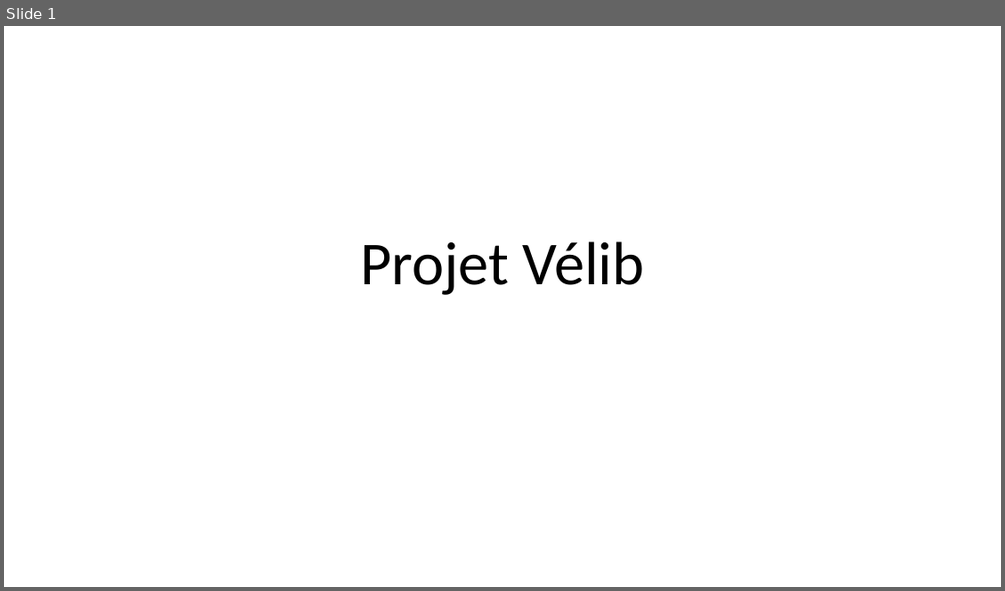
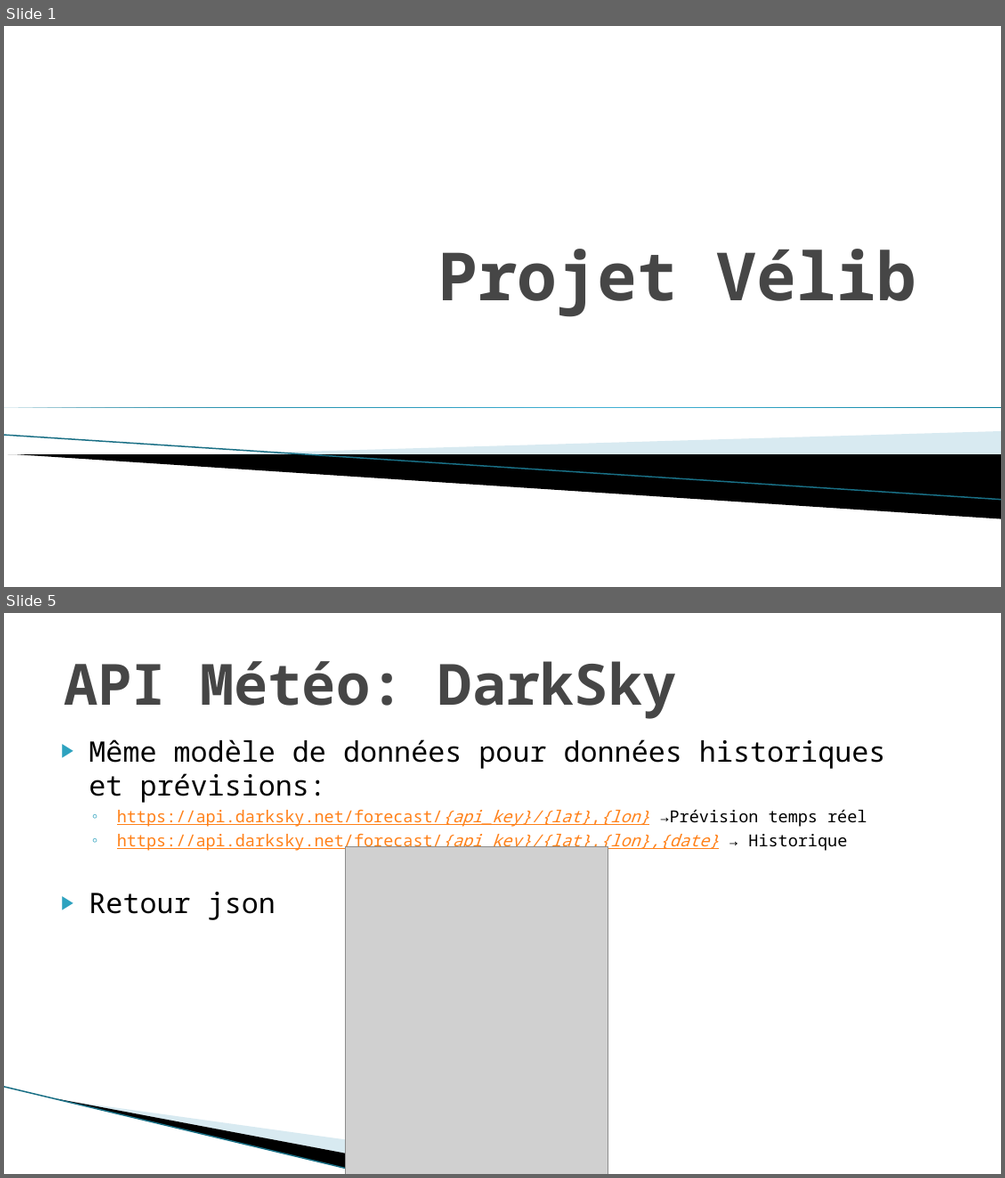
Before and after one commit to DianeBeldame/AppVelib, a slide deck: Presentation v0.1.pptx. Shown one above the other, each under a label of ours: slide 1 before the commit, slides 1 and 5 after it; the slides between them are not shown. The pictures are 1005x591 and 1005x1178 pixels, drawn with LibreOffice and Linux fonts; fonts in the diff are those of the drawing; grey boxes stand for pictures; background and template pictures are left out. Boxes give left, top, right and bottom in pixels: in the first picture for what was removed or moved away, otherwise in the second. Text is boxed around its words. In the diff, an @@ line names an element or a change of style, - is before the commit and + after.

Commit message:
Mise a jour du ppt avec des slides archi, outil, météo

```diff
--- a/Presentation v0.1.pptx
+++ b/Presentation v0.1.pptx
@@ slide 5 added at bbox=[4, 613, 1001, 1174], background #FFFFFF @@
@@ title added at bbox=[64, 661, 677, 719], 41 pt, text #464646, bold @@
+API Météo: DarkSky
@@ text added at bbox=[89, 739, 885, 920], 11.9 pt, text #FF8119, underline @@
+▶ Même modèle de données pour données historiques et prévisions:
+  ◦ https://api.darksky.net/forecast/{api_key}/{lat},{lon} →Prévision temps réel
+  ◦ https://api.darksky.net/forecast/{api_key}/{lat},{lon},{date} → Historique
+▶ Retour json
@@ picture added at bbox=[346, 846, 609, 1174] @@
@@ line added from (4, 1086) to (374, 1174), #97C5D8 0.95 pt @@
@@ freeform shape added at bbox=[57, 1098, 460, 1174], fill #000000 @@
@@ freeform shape added at bbox=[59, 1100, 597, 1174], fill #A0CBDC at 40% opacity @@
@@ slide 1 changed as well @@
@@ title "Projet Vélib": place and size @@
-title "Projet Vélib" at bbox=[360, 241, 645, 295]
+title "Projet Vélib" at bbox=[437, 248, 916, 317]
@@ title "Projet Vélib" at bbox=[437, 248, 916, 317]: size 44 to 48 pt, font Calibri to Noto Sans Mono, text colour #000000 to #464646, bold on; alignment centre to right; vertical alignment middle to bottom @@
@@ right triangle added at bbox=[4, 408, 1001, 408], fill gradient #007896 to #4CBBDF @@
@@ line added from (4, 435) to (1001, 499), #97C5D8 0.95 pt @@
@@ freeform shape added at bbox=[188, 431, 1001, 471], fill #A0CBDC at 40% opacity @@
@@ freeform shape added at bbox=[8, 455, 1001, 519], fill #000000 @@
```
Also in this commit, not shown: 7 other slides changed, 3 other slides added.
